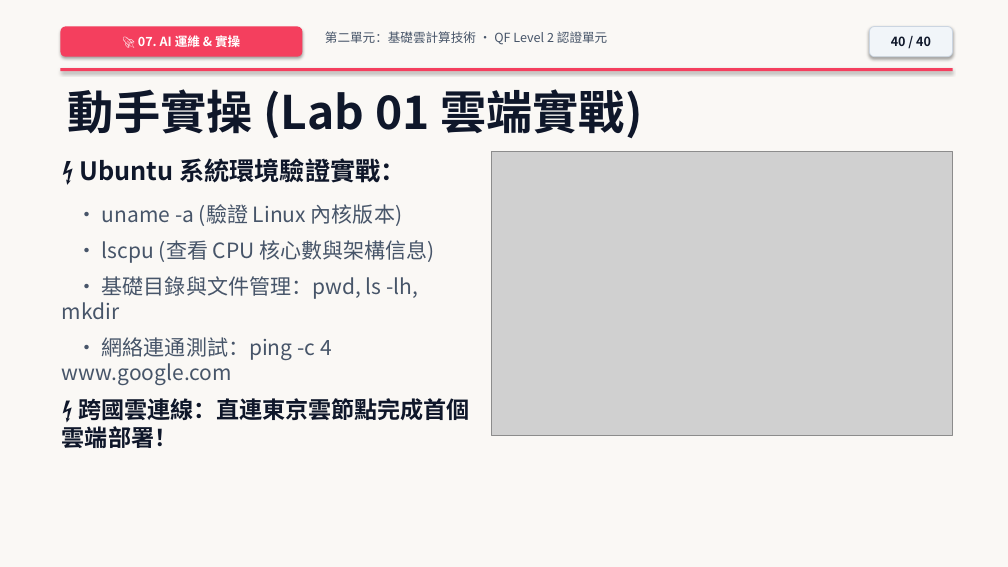
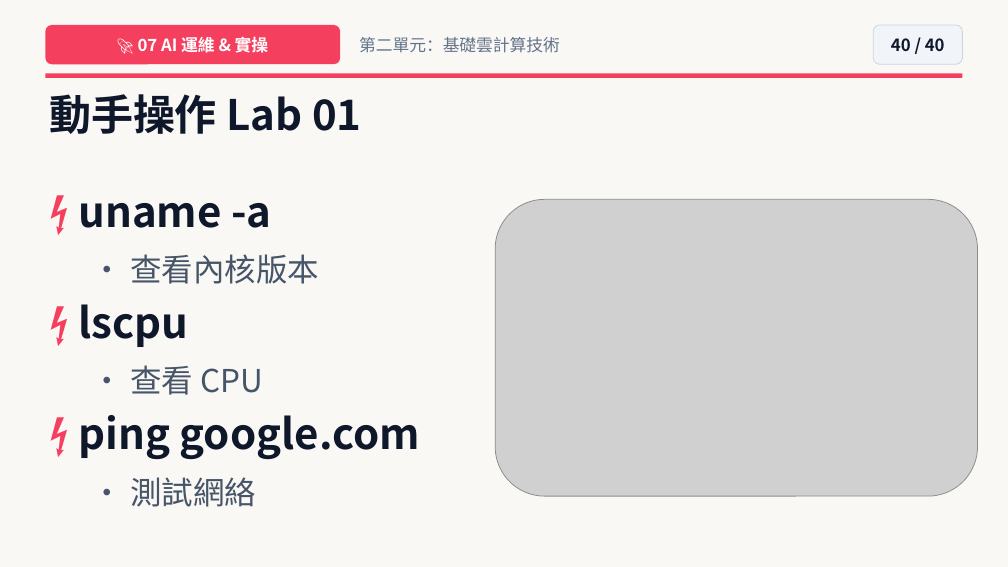
Before and after one commit to joe-ging/seed-cloud-curriculum, a slide deck: slide 40 of downloads/Deck01_Cloud_Level2_NextGen_Pixar_Theme.pptx. Drawn at 1008x567 pixels with LibreOffice and Linux fonts; fonts in the diff are those of the drawing; grey boxes stand for pictures. Boxes give left, top, right and bottom in pixels: in the first picture for what was removed or moved away, otherwise in the second. Text is boxed around its words. In the diff, an @@ line names an element or a change of style, - is before the commit and + after.

```diff
--- a/downloads/Deck01_Cloud_Level2_NextGen_Pixar_Theme.pptx
+++ b/downloads/Deck01_Cloud_Level2_NextGen_Pixar_Theme.pptx
@@ rectangle at bbox=[0, 0, 1008, 567]: shadow off @@
@@ rounded rectangle "🚀 07 AI 運維 & ...": place and size @@
-rounded rectangle "🚀 07 AI 運維 & ..." at bbox=[60, 26, 302, 57]
+rounded rectangle "🚀 07 AI 運維 & ..." at bbox=[45, 25, 340, 64]
@@ rounded rectangle "🚀 07 AI 運維 & ..." at bbox=[45, 25, 340, 64]: shadow off @@
@@ rounded rectangle "40 / 40": place and size @@
-rounded rectangle "40 / 40" at bbox=[870, 26, 953, 57]
+rounded rectangle "40 / 40" at bbox=[873, 25, 963, 64]
@@ rounded rectangle "40 / 40" at bbox=[873, 25, 963, 64]: size 12 to 16 pt; shadow off @@
@@ text in rounded rectangle at bbox=[138, 34, 269, 56]: text changed; size 12 to 16 pt @@
-🚀 07. AI 運維 & 實操
+🚀 07 AI 運維 & 實操
@@ text at bbox=[359, 37, 560, 53]: text changed; size 12 to 16 pt; text colour #475569 to #64748B @@
-第二單元：基礎雲計算技術 • QF Level 2 認證單元
+第二單元：基礎雲計算技術
@@ rounded rectangle: place and size @@
-rounded rectangle at bbox=[60, 68, 953, 71]
+rounded rectangle at bbox=[45, 73, 963, 78]
@@ rounded rectangle at bbox=[45, 73, 963, 78]: rectangle to rounded rectangle; shadow off @@
@@ text at bbox=[49, 94, 362, 134]: text changed; size 44 to 40 pt @@
-動手實操 (Lab 01 雲端實戰)
+動手操作 Lab 01
@@ vertical alignment top to middle in 3 elements at bbox=[359, 37, 560, 53], bbox=[49, 94, 362, 134], bbox=[78, 203, 420, 507] @@
@@ text at bbox=[78, 203, 420, 507]: text changed; size 20 to 40 pt; text colour #475569 to #0F172A; bold on @@
-⚡ Ubuntu 系統環境驗證實戰：
-• uname -a (驗證 Linux 內核版本)
-• lscpu (查看 CPU 核心數與架構信息)
-• 基礎目錄與文件管理：pwd, ls -lh, mkdir
-• 網絡連通測試：ping -c 4 www.google.com
-⚡ 跨國雲連線：直連東京雲節點完成首個雲端部署！
+⚡ uname -a
+• 查看內核版本
+⚡ lscpu
+• 查看 CPU
+⚡ ping google.com
+• 測試網絡
@@ picture: place and size @@
-picture at bbox=[492, 151, 953, 435]
+picture at bbox=[495, 200, 978, 497]
```
Also in this commit, not shown: 38 other slides changed, 1 slide added, 1 slide removed, 41 other files.
